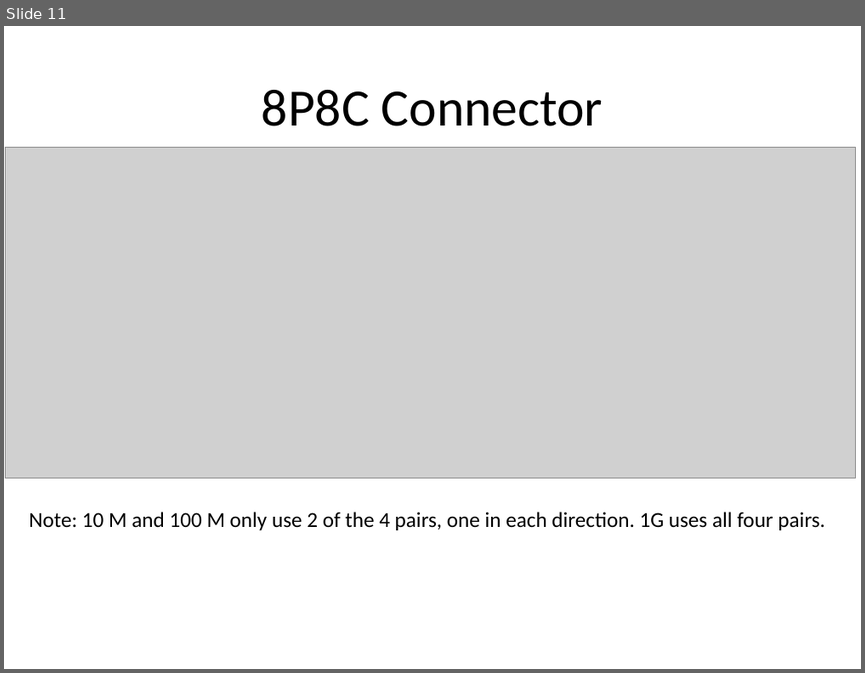
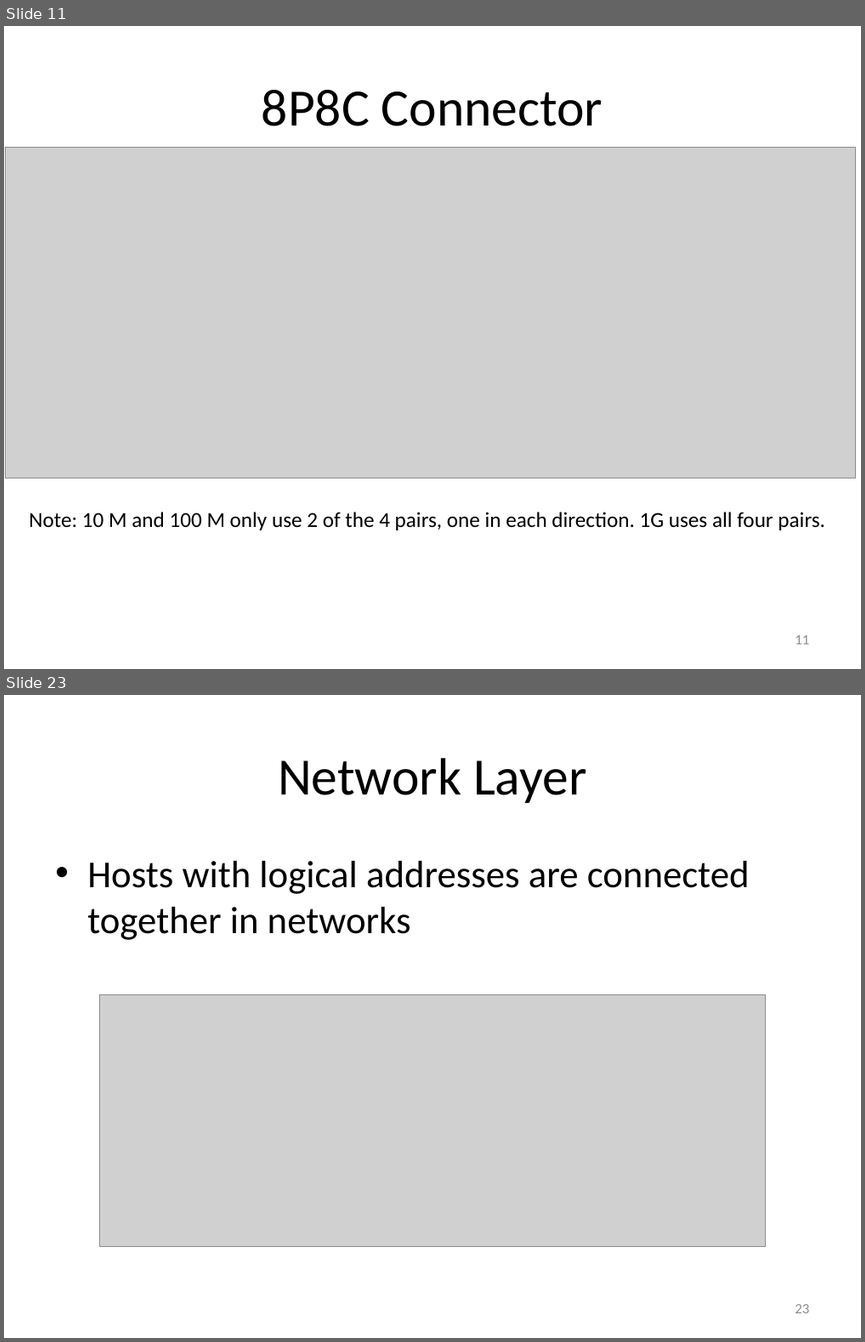
Before and after one commit to carlosgj/FRC-Training, a slide deck: Networking Basics.pptx. Shown one above the other, each under a label of ours: slide 11 before the commit, slides 11 and 23 after it; the slides between them are not shown. The pictures are 865x673 and 865x1342 pixels, drawn with LibreOffice and Linux fonts; fonts in the diff are those of the drawing; grey boxes stand for pictures. Boxes give left, top, right and bottom in pixels: in the first picture for what was removed or moved away, otherwise in the second. Text is boxed around its words. In the diff, an @@ line names an element or a change of style, - is before the commit and + after.

```diff
--- a/Networking Basics.pptx
+++ b/Networking Basics.pptx
@@ slide 23 added at bbox=[4, 695, 861, 1338], background #FFFFFF @@
@@ title added at bbox=[278, 758, 586, 803], 44 pt, text #000000 @@
+Network Layer
@@ text added at bbox=[87, 861, 749, 940], 32 pt, text #000000 @@
+• Hosts with logical addresses are connected together in networks
@@ picture added at bbox=[100, 995, 765, 1247] @@
@@ page number added at bbox=[794, 1304, 809, 1313], 12 pt, text #8C8C8C @@
+23
@@ slide 11 changed as well @@
@@ page number added at bbox=[794, 635, 809, 644], 12 pt, text #8C8C8C @@
+11
```
Also in this commit, not shown: 10 other slides changed, 48 other slides added.
